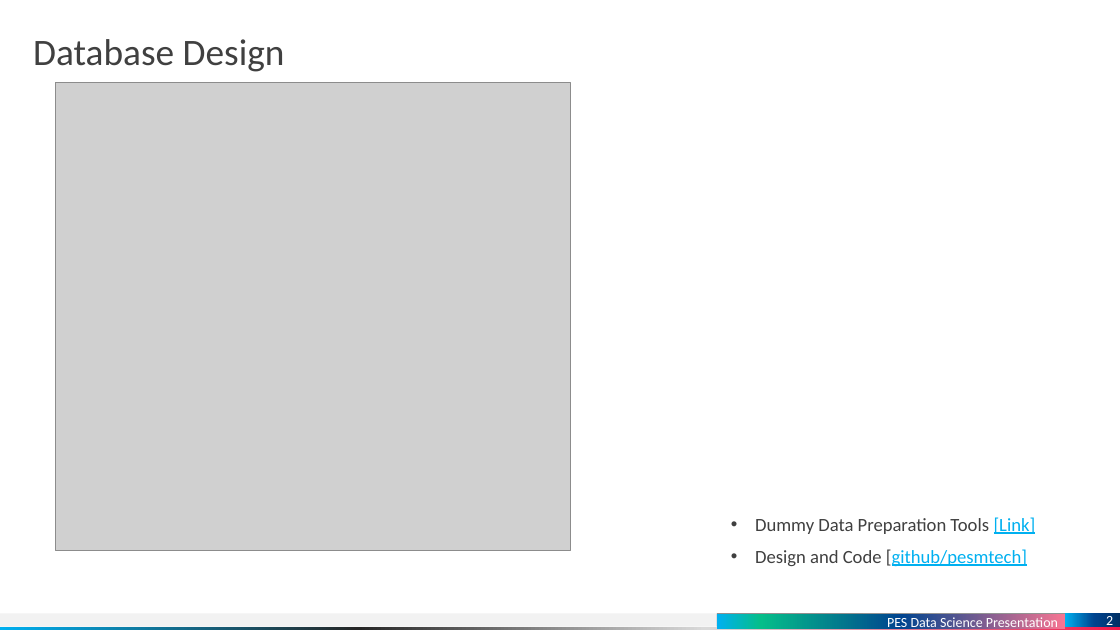
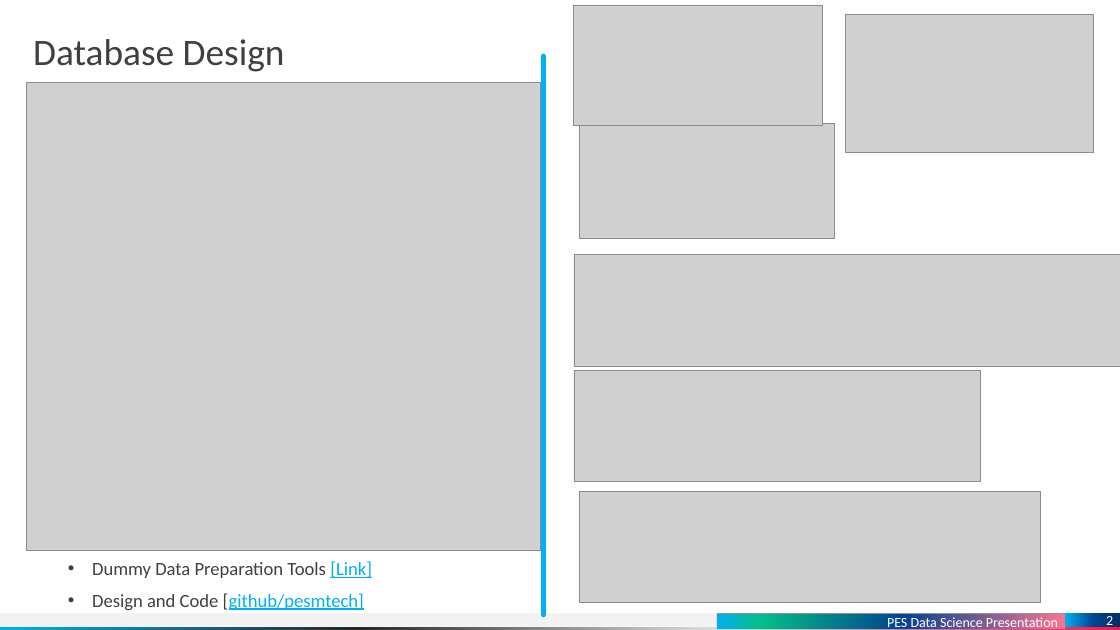
Before and after one commit to dinuthomas/pesmtech, a slide deck: slide 2 of presentation/medicine.pptx. Drawn at 1120x630 pixels with LibreOffice and Linux fonts; fonts in the diff are those of the drawing; grey boxes stand for pictures. Boxes give left, top, right and bottom in pixels: in the first picture for what was removed or moved away, otherwise in the second. Text is boxed around its words. In the diff, an @@ line names an element or a change of style, - is before the commit and + after.

Commit message:
Updated the ppt 	modified:   presentation/medicine.pptx

```diff
--- a/presentation/medicine.pptx
+++ b/presentation/medicine.pptx
@@ picture added at [574, 5, 823, 126] @@
@@ picture added at [845, 15, 1094, 153] @@
@@ line added from (544, 56) to (544, 615), #00B0F0 5 pt @@
@@ picture: place and size @@
-picture at [55, 82, 570, 550]
+picture at [26, 82, 540, 550]
@@ picture added at [579, 124, 834, 239] @@
@@ picture added at [574, 254, 1120, 366] @@
@@ picture added at [574, 371, 981, 481] @@
@@ picture added at [579, 492, 1040, 603] @@
@@ text "Dummy Data Preparation Tools [Link]": place and size @@
-text "Dummy Data Preparation Tools [Link]" at [755, 517, 1036, 567]
+text "Dummy Data Preparation Tools [Link]" at [92, 561, 372, 611]
```
Also in this commit, not shown: 2 other slides changed.
